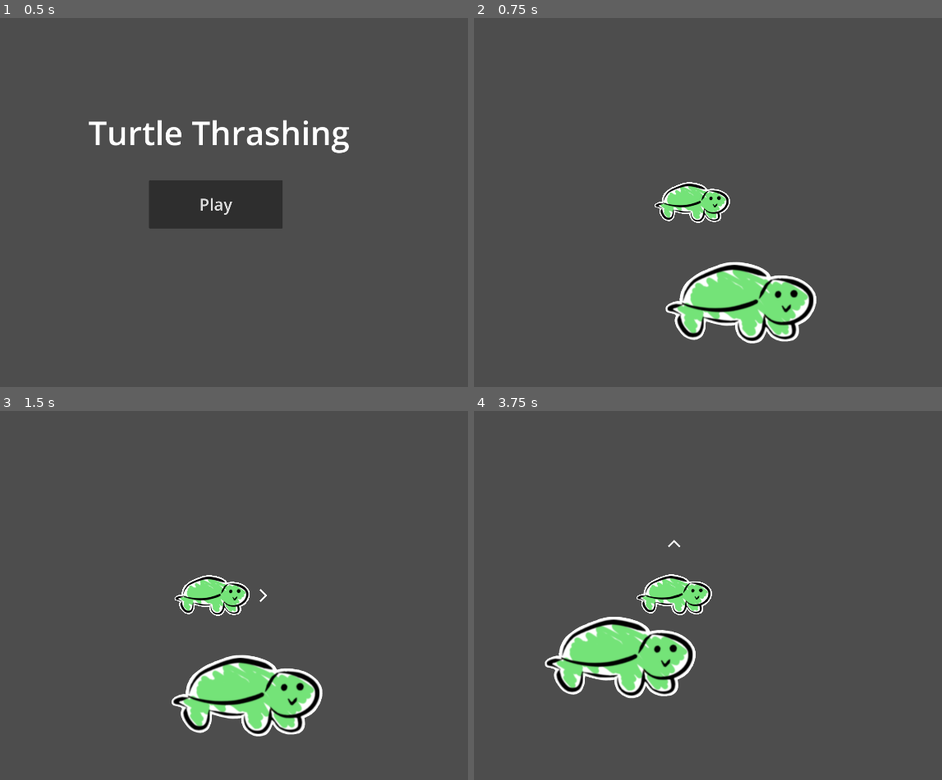
Above: before the commit, frames 1-4 (two rows, left to right).
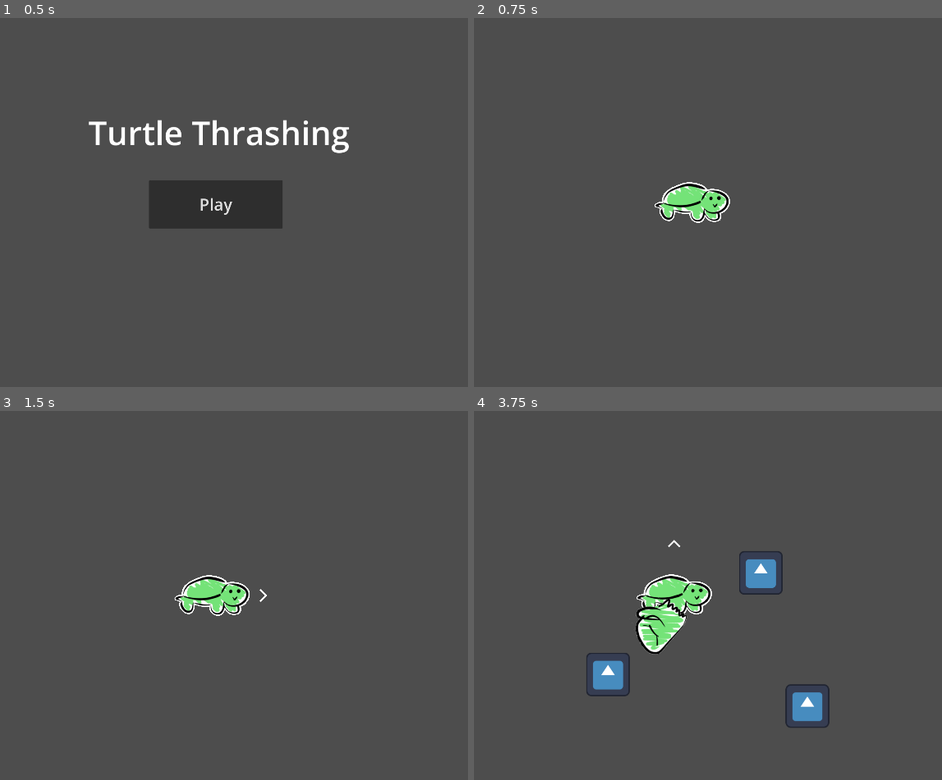
Above: after the commit, the same moments.

Repository: calbhonkman/UMBC-GAIM-2026---Turtle-Thrashing
Game: Godot game, scene res://scenes/mainmenu.tscn
The game is run twice, just before and just after one commit, with the same random seed, the same clock (stepped at 60 frames per second) and the same inputs. The engine's default icon, where the game draws it, is replaced by a stand-in: a white triangle on a blue panel in a dark square.
Inputs:
- Up to frame 1 (0.5 s): no input
- Up to frame 2 (0.75 s): click "Play" at 0.5 s
- Up to frame 3 (1.5 s): tap Enter at 1.25 s; hold D (right) from 1.28 s (still down)
- Up to frame 4 (3.75 s): release D (right) at 2.03 s; hold S (down) 2.03-2.78 s; hold D (right) 2.78-3.53 s; hold W (up) from 3.53 s (still down)

Frame 1 is identical in both runs. In frame 2, 4.8% of the frame differs, in the area x 40-74%, y 66-89%; in frame 3, 4.8%; in frame 4, 6.9%, in the area x 15-76%, y 38-86%.

Commit message:
Technically Playable
- Turtle now has a Punch weapon by default
- Punch weapon spawns a Fist when enemies are within range and launches towards the closest enemy
- Enemies spawn and move towards the player
- Enemies that make contact with a Fist are destroyed
- Fists start to fade after hitting their target or after a set amount of time

Diff:
--- /dev/null
+++ b/godot-project/prefabs/enemy.tscn
@@ -0,0 +1,16 @@
+[gd_scene format=3 uid="uid://d1k32mfbnnud3"]
+
+[ext_resource type="Script" uid="uid://d2rsnatar30qh" path="res://scripts/enemy.gd" id="1_yfjof"]
+[ext_resource type="Texture2D" uid="uid://bxcjgrllpwy11" path="res://icon.svg" id="2_cypye"]
+
+[sub_resource type="RectangleShape2D" id="RectangleShape2D_p57ef"]
+size = Vector2(128, 128)
+
+[node name="Enemy" type="Area2D" unique_id=2078753937]
+script = ExtResource("1_yfjof")
+
+[node name="Sprite2D" type="Sprite2D" parent="." unique_id=798343154]
+texture = ExtResource("2_cypye")
+
+[node name="CollisionShape2D" type="CollisionShape2D" parent="." unique_id=1206202284]
+shape = SubResource("RectangleShape2D_p57ef")
--- a/godot-project/prefabs/fist.tscn
+++ b/godot-project/prefabs/fist.tscn
@@ -1,18 +1,20 @@
 [gd_scene format=3 uid="uid://csgsdh6itco8"]
 
-[ext_resource type="Script" uid="uid://bt5emnfecomlv" path="res://scenes/fist.gd" id="1_vbem3"]
+[ext_resource type="Script" uid="uid://bt5emnfecomlv" path="res://scripts/fist.gd" id="1_vbem3"]
 [ext_resource type="Texture2D" uid="uid://bvj8yj51s2f7d" path="res://assets/Fist.png" id="2_u8nvv"]
 
 [sub_resource type="RectangleShape2D" id="RectangleShape2D_iywne"]
-size = Vector2(124, 106)
+size = Vector2(248, 169)
 
 [node name="Fist" type="Area2D" unique_id=238644860]
 scale = Vector2(0.5, 0.5)
 script = ExtResource("1_vbem3")
 
+[node name="CollisionShape2D" type="CollisionShape2D" parent="." unique_id=468740506]
+position = Vector2(6, -30.5)
+shape = SubResource("RectangleShape2D_iywne")
+
 [node name="Sprite2D" type="Sprite2D" parent="." unique_id=731389129]
+z_index = 1
+scale = Vector2(2, 2)
 texture = ExtResource("2_u8nvv")
-
-[node name="CollisionShape2D" type="CollisionShape2D" parent="." unique_id=468740506]
-position = Vector2(6, -9)
-shape = SubResource("RectangleShape2D_iywne")
--- a/godot-project/scenes/fist.gd
+++ /dev/null
@@ -1,16 +0,0 @@
-extends Area2D
-
-@export var MAX_LIFETIME = 1
-@export var SPEED = 800
-
-var lifetime = 0
-var direction = Vector2.ZERO
-
-func set_direction(d: Vector2):
-	direction = d
-
-func _process(delta):
-	lifetime += delta
-	if (lifetime >= MAX_LIFETIME):
-		queue_free()
-	global_position += direction * SPEED * delta
--- a/godot-project/scenes/game.tscn
+++ b/godot-project/scenes/game.tscn
@@ -1,8 +1,13 @@
 [gd_scene format=3 uid="uid://x8onaolkwe5v"]
 
-[ext_resource type="Script" uid="uid://c2q51iiaxua7n" path="res://player.gd" id="1_yqjtg"]
+[ext_resource type="Script" uid="uid://c2q51iiaxua7n" path="res://scripts/player.gd" id="1_yqjtg"]
 [ext_resource type="Texture2D" uid="uid://1xvbq41oxbsv" path="res://assets/TurtleThrashing.png" id="2_lnu2h"]
 [ext_resource type="Texture2D" uid="uid://dfjwoe1nwqe4t" path="res://assets/DirectionIndicator.png" id="3_lnu2h"]
+[ext_resource type="Script" uid="uid://5sq50khyu22b" path="res://scripts/punch.gd" id="4_lbhrr"]
+[ext_resource type="Script" uid="uid://bx1idfwe4fxpi" path="res://scenes/spawner.gd" id="7_u5sy4"]
+
+[sub_resource type="CircleShape2D" id="CircleShape2D_iywne"]
+radius = 600.0
 
 [sub_resource type="RectangleShape2D" id="RectangleShape2D_fc0e3"]
 size = Vector2(397, 222)
@@ -12,6 +17,12 @@
 [node name="Player" type="CharacterBody2D" parent="." unique_id=1744978302]
 scale = Vector2(0.5, 0.5)
 script = ExtResource("1_yqjtg")
+
+[node name="(Weapon) Punch" type="Area2D" parent="Player" unique_id=1650126049]
+script = ExtResource("4_lbhrr")
+
+[node name="CollisionShape2D" type="CollisionShape2D" parent="Player/(Weapon) Punch" unique_id=1221786466]
+shape = SubResource("CircleShape2D_iywne")
 
 [node name="Sprite2D" type="Sprite2D" parent="Player" unique_id=736989500]
 texture_filter = 1
@@ -30,6 +41,7 @@
 scale = Vector2(0.5, 0.5)
 texture = ExtResource("3_lnu2h")
 
-[node name="TurtleThrashing" type="Sprite2D" parent="." unique_id=754138013]
-position = Vector2(142, 293)
-texture = ExtResource("2_lnu2h")
+[node name="MotherOfAllBullets" type="Node2D" parent="." unique_id=1494891267]
+
+[node name="Spawner" type="Node2D" parent="." unique_id=1043795800]
+script = ExtResource("7_u5sy4")
--- /dev/null
+++ b/godot-project/scenes/spawner.gd
@@ -0,0 +1,18 @@
+extends Node2D
+
+@onready var player = $"../Player"
+const ENEMY = preload("uid://d1k32mfbnnud3")
+
+@export var SPAWNTIMER = 1.0
+@export var SPAWNDISTANCE = 500
+
+var timer = 0
+
+func _process(delta):
+	timer += delta
+
+	if timer >= SPAWNTIMER:
+		var new_enemy = ENEMY.instantiate()
+		new_enemy.global_position = player.global_position + (SPAWNDISTANCE*Vector2.RIGHT.rotated(randf_range(0, 2*PI)))
+		add_child(new_enemy)
+		timer = 0
--- /dev/null
+++ b/godot-project/scripts/enemy.gd
@@ -0,0 +1,10 @@
+extends Area2D
+
+@onready var player = $"/root/Node2D/Player"
+
+@export var SPEED = 80
+
+func _process(delta):
+	var playerDirection = player.global_position - global_position
+	playerDirection = playerDirection / playerDirection.length()
+	global_position += playerDirection * delta * SPEED
--- a/godot-project/scripts/fist.gd
+++ b/godot-project/scripts/fist.gd
@@ -1 +1,37 @@
-extends AnimatableBody2D
+extends Area2D
+
+@onready var sprite = $Sprite2D
+
+@export var LIFETIME = 10.0
+@export var FADETIME = 0.3
+@export var SPEED = 500.0
+
+var timer = 0
+var target = null
+var target_direction = null
+var isFading = false
+
+func set_target(t: Area2D):
+	target = t
+
+func _process(delta):
+	timer += delta
+	if timer >= LIFETIME:
+		queue_free()
+	if isFading:
+		sprite.modulate = Color(1,1,1,1-(timer/FADETIME))
+		if timer > FADETIME:
+			queue_free()
+	elif target != null:
+		target_direction = (target.global_position - global_position)
+		target_direction = target_direction / target_direction.length()
+		rotation = target_direction.angle()
+
+	global_position += target_direction * delta * SPEED
+
+	for area in get_overlapping_areas():
+		if area == target:
+			isFading = true
+			timer = 0
+		if area.get_script().get_path() == "res://scripts/enemy.gd":
+			area.queue_free()
--- a/godot-project/player.gd
+++ b/godot-project/scripts/player.gd
@@ -1,11 +1,11 @@
 extends CharacterBody2D
-
-@export var SPEED = 200
-@export var CAMERA_DIST = 100
 
 @onready var sprite = $Sprite2D
 @onready var camera = $Camera2D
 @onready var indicator = $Indicator
+
+@export var SPEED = 200
+@export var CAMERA_DIST = 100
 
 func _process(delta):
 	var movement_vector = Input.get_vector("left","right","up","down")
--- /dev/null
+++ b/godot-project/scripts/punch.gd
@@ -0,0 +1,28 @@
+extends Area2D
+
+@onready var mother_of_all_bullets = $"../../MotherOfAllBullets"
+
+@export var COOLDOWN: float = 3.0
+
+const FIST = preload("uid://csgsdh6itco8")
+
+var timer = 0.0
+
+func _process(delta):
+	timer += delta
+
+	if timer >= COOLDOWN:
+		var closest_enemy = null
+		for area in get_overlapping_areas():
+			if area.get_script().get_path() != "res://scripts/enemy.gd":
+				pass
+			elif closest_enemy == null:
+				closest_enemy = area
+			elif (area.position - position).length() < (closest_enemy.position - position).length():
+				closest_enemy = area
+		if closest_enemy != null:
+			timer = 0
+			var new_bullet = FIST.instantiate()
+			mother_of_all_bullets.add_child(new_bullet)
+			new_bullet.global_position = global_position
+			new_bullet.set_target(closest_enemy)
Not shown, removed: godot-project/scenes/fist.gd.uid
Not shown, added: godot-project/scenes/spawner.gd.uid
Not shown, added: godot-project/scripts/enemy.gd.uid
Not shown, changed: godot-project/scripts/fist.gd.uid
Renamed: godot-project/player.gd.uid -> godot-project/scripts/player.gd.uid
Not shown, added: godot-project/scripts/punch.gd.uid
